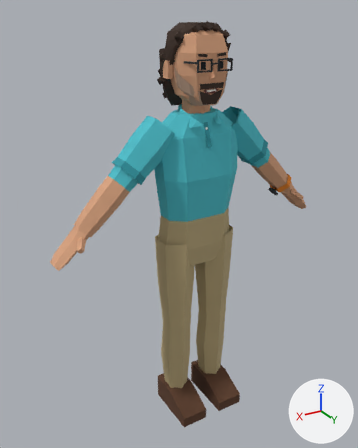
One commit to the glTF model characters/curly_analyst/curly_analyst.glb: the scene before it, then after it.
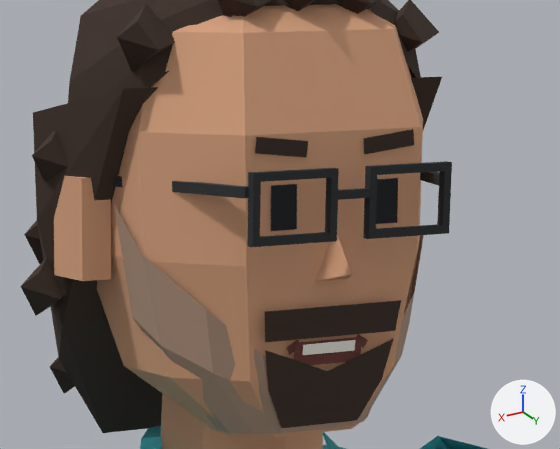
Old and new are each drawn whole from a 50 mm camera at (1.095, 1.687, 1.801) aimed at (0.054, -0.048, 0.933) and again close up on the part from 43% to 70% of the width and 7% to 24% of the height. The lights are fixed; the arrows at lower right show +X, +Y and +Z. The first two pictures are the older version. Vertices at exactly the same position are counted once.

In view in the first close-up: 'curly_analyst'.
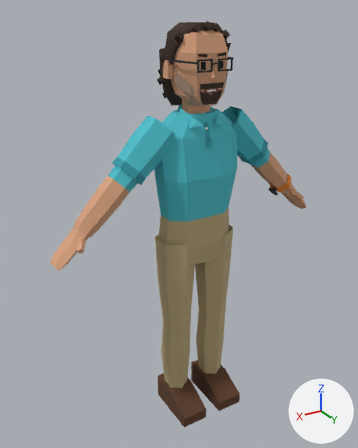
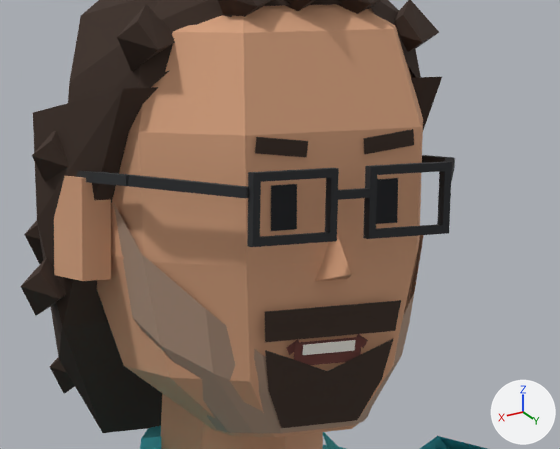
Where the change shows, as pixel boxes (x1, y1, x2, y2) in the close-ups (560 x 449 px):
part 1 of me_curly_analyst, built on
    before: (112, 172, 439, 198)
    after: (76, 155, 455, 199)

Patch to the scene script:
```diff
--- a/characters/curly_analyst/curly_analyst.glb.py
+++ b/characters/curly_analyst/curly_analyst.glb.py
@@ me_curly_analyst @@
 # used by ob_curly_analyst; location = (0.0, 0.0, 0.0)
-me_curly_analyst.from_pydata(...)  # 833 vertices, 1256 faces; spans x -0.65..0.65, y -0.16..0.18, z 0.0..1.77
+me_curly_analyst.from_pydata(...)  # 849 vertices, 1280 faces; spans x -0.65..0.65, y -0.16..0.18, z 0.0..1.77
+# me_curly_analyst part 1
+# 2 vertices are removed from x -0.12, y -0.02, z 1.62..1.63
+# 10 faces are deleted
+# 3 vertices in x -0.12..0.12, y -0.02, z 1.62..1.63 move by (0.0, 0.07, 0.01)
+# 4 vertices move from x -0.12..0.12, y -0.02..0.12, z 1.62..1.63 to x -0.12..0.13, y 0.05..0.12, z 1.62..1.64
+# 18 vertices are added at x -0.13..0.13, y -0.02..0.06, z 1.63..1.64
+# 34 new faces join them
 me_curly_analyst.materials.append(mat_m_characterpalette)
```
